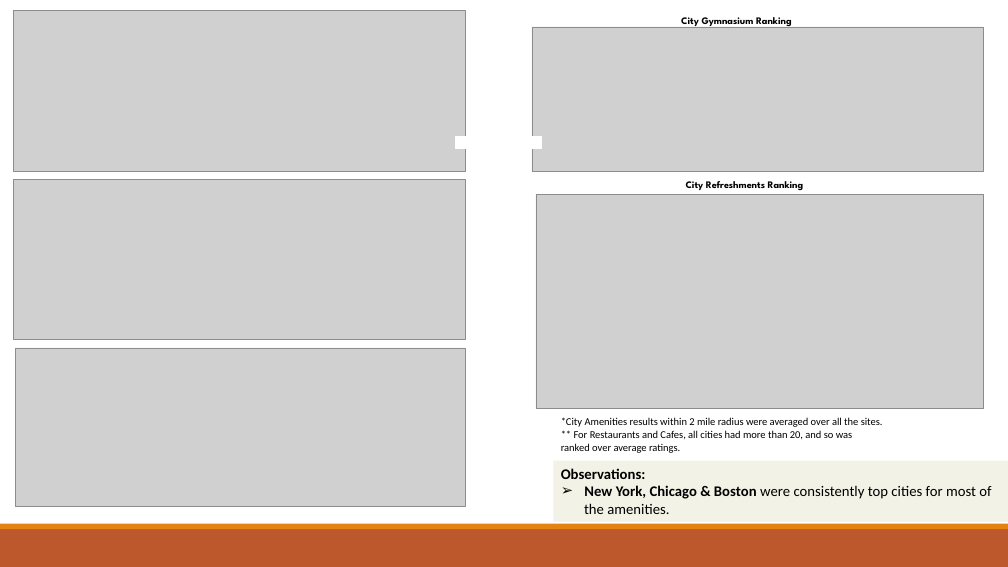
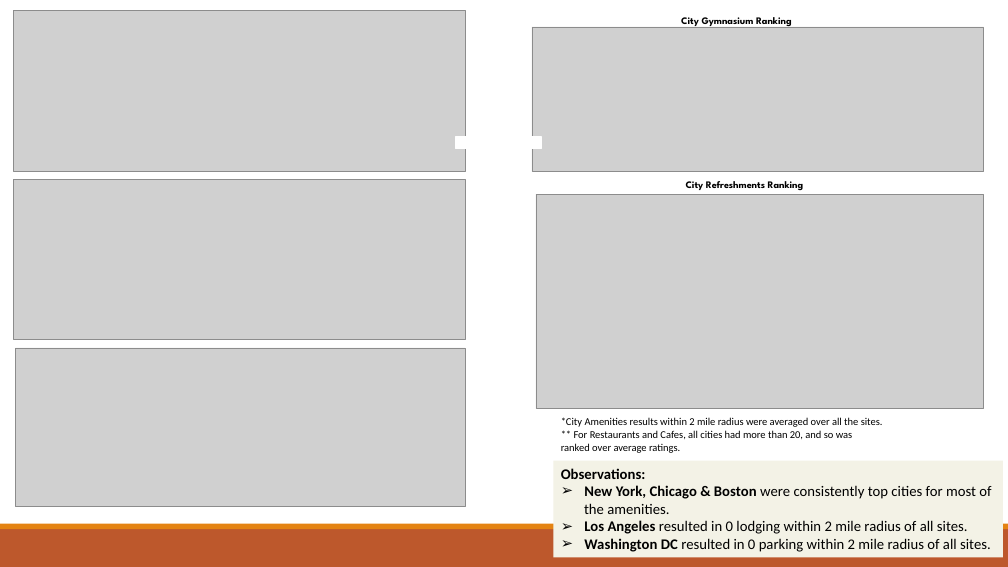
Before and after one commit to indranik/BC_Project1, a slide deck: slide 22 of Project1_Presentation.pptx. Drawn at 1008x567 pixels with LibreOffice and Linux fonts; fonts in the diff are those of the drawing; grey boxes stand for pictures. Boxes give left, top, right and bottom in pixels: in the first picture for what was removed or moved away, otherwise in the second. Text is boxed around its words. In the diff, an @@ line names an element or a change of style, - is before the commit and + after.

Commit message:
updated ppt

```diff
--- a/Project1_Presentation.pptx
+++ b/Project1_Presentation.pptx
@@ rectangle "Observations:": place and size @@
-rectangle "Observations:" at [554,461,1008,522]
+rectangle "Observations:" at [554,461,1003,557]
@@ text in rectangle at [584,520,991,552]: paragraphs added @@
+➢ Los Angeles resulted in 0 lodging within 2 mile radius of all sites.
+➢ Washington DC resulted in 0 parking within 2 mile radius of all sites.
```
